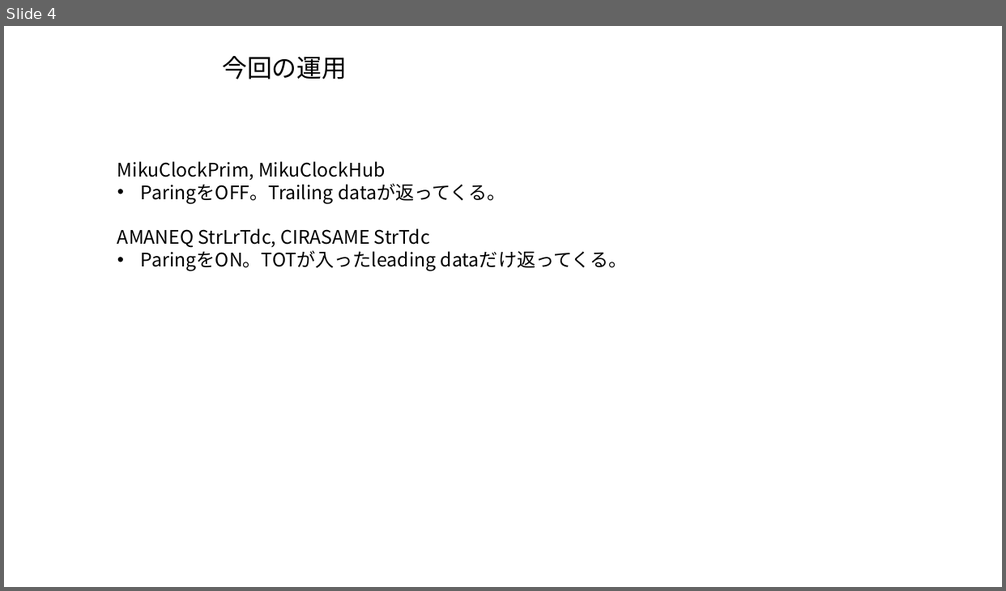
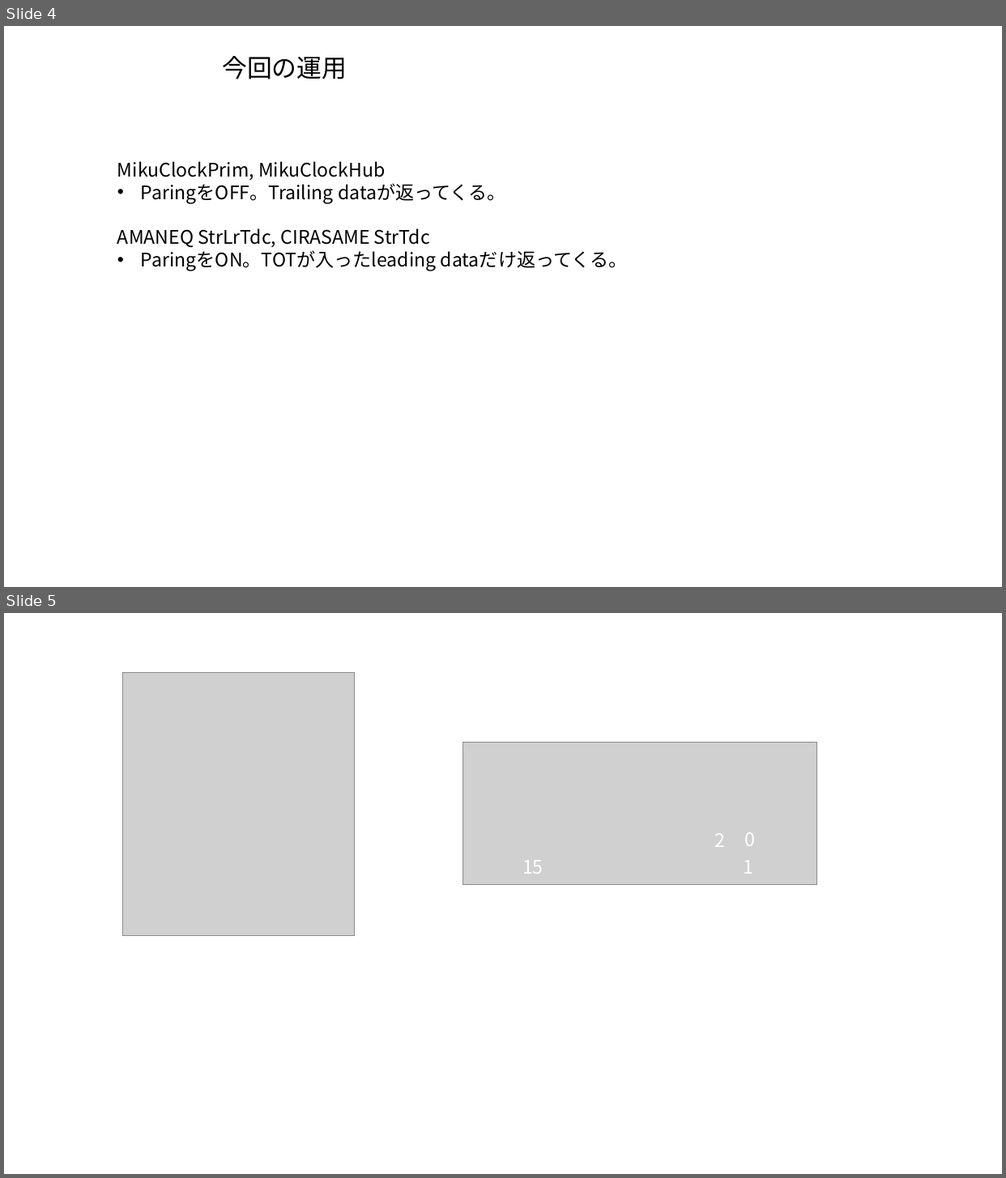
Before and after one commit to spadi-alliance/ug-amaneq, a slide deck: figures/figures.pptx. Shown one above the other, each under a label of ours: slide 4 before the commit, slides 4 and 5 after it. The pictures are 1006x591 and 1006x1178 pixels, drawn with LibreOffice and Linux fonts; fonts in the diff are those of the drawing; grey boxes stand for pictures. Boxes give left, top, right and bottom in pixels: in the first picture for what was removed or moved away, otherwise in the second. Text is boxed around its words. In the diff, an @@ line names an element or a change of style, - is before the commit and + after.

```diff
--- a/figures/figures.pptx
+++ b/figures/figures.pptx
@@ slide 5 added at (4, 613, 1002, 1174), background #FFFFFF @@
@@ picture added at (123, 673, 355, 936) @@
@@ picture added at (463, 742, 816, 884) @@
@@ text added at (714, 833, 725, 847), 18 pt, text #FFFFFF @@
+2
@@ text added at (744, 833, 755, 846), 18 pt, text #FFFFFF @@
+0
@@ text added at (522, 860, 543, 874), 18 pt, text #FFFFFF @@
+15
@@ text added at (744, 860, 754, 874), 18 pt, text #FFFFFF @@
+1
```
Also in this commit, not shown: 18 other files.
